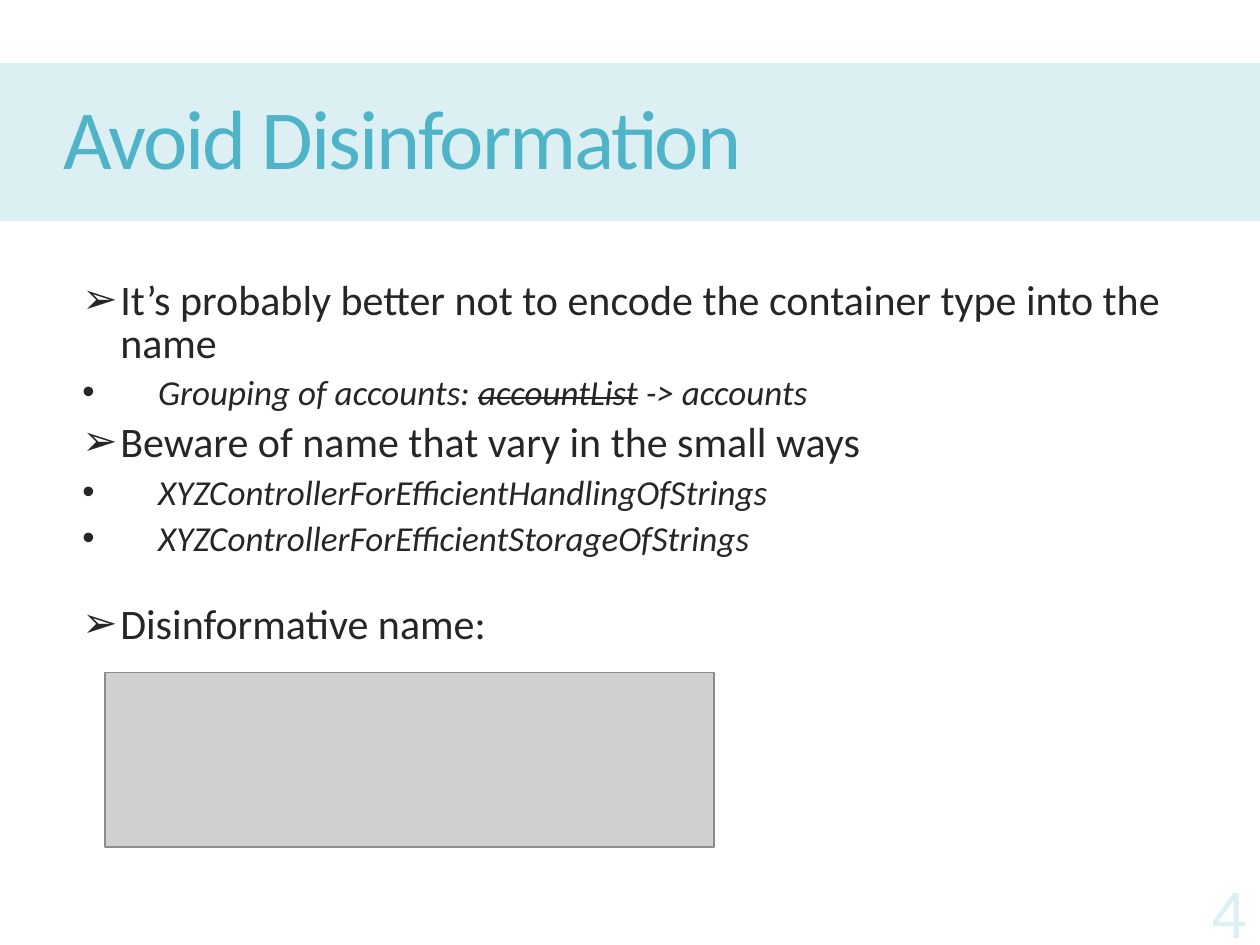
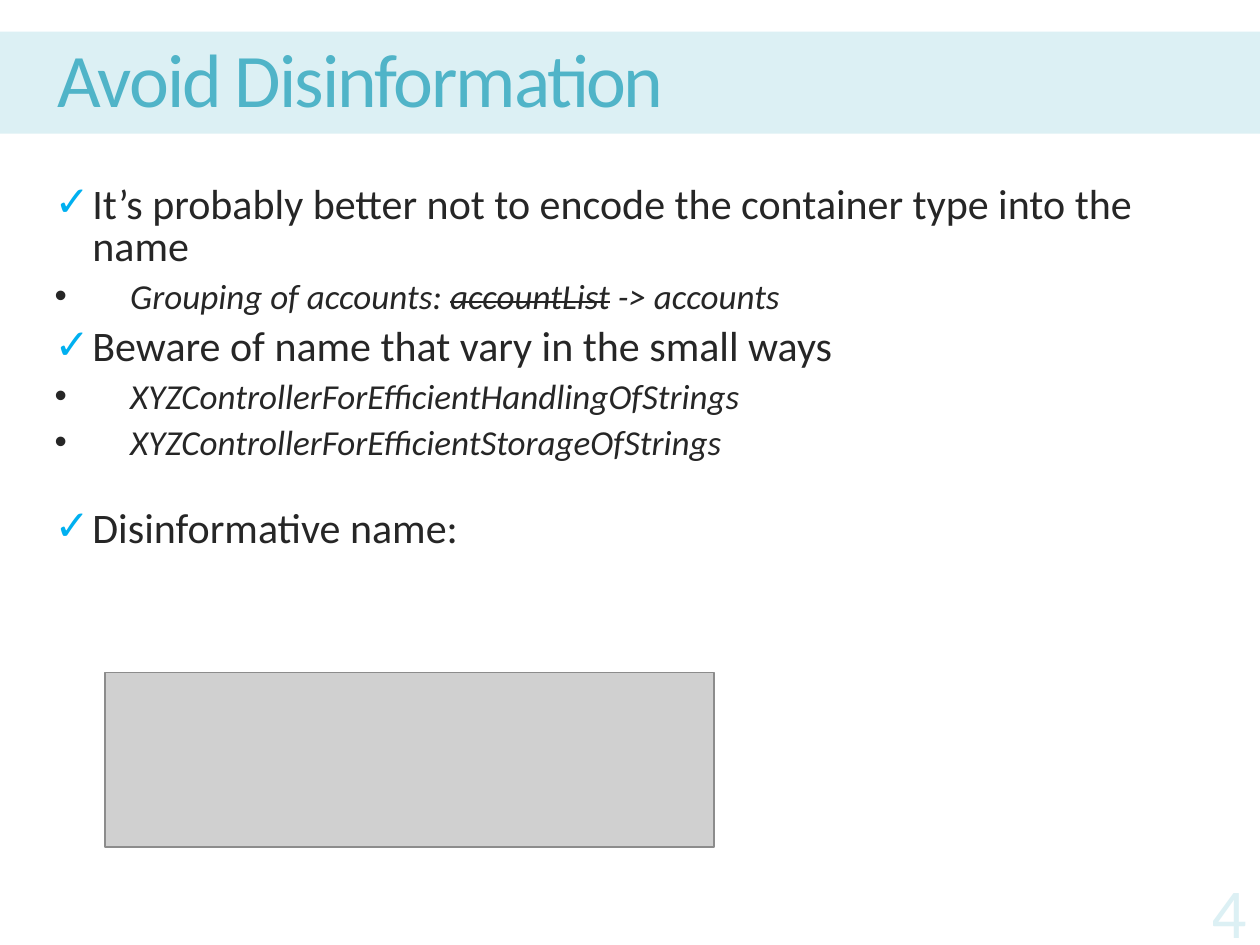
Before and after one commit to Monkey-D-Kid/CleanCode, a slide deck: slide 4 of CleanCode.pptx. Drawn at 1260x945 pixels with LibreOffice and Linux fonts; fonts in the diff are those of the drawing; grey boxes stand for pictures. Boxes give left, top, right and bottom in pixels: in the first picture for what was removed or moved away, otherwise in the second. Text is boxed around its words. In the diff, an @@ line names an element or a change of style, - is before the commit and + after.

```diff
--- a/CleanCode.pptx
+++ b/CleanCode.pptx
@@ title "Avoid Disinformation": place and size @@
-title "Avoid Disinformation" at [0, 63, 1260, 222]
+title "Avoid Disinformation" at [0, 32, 1260, 134]
@@ title "Avoid Disinformation" at [0, 32, 1260, 134]: size 48 to 43.2 pt @@
@@ text "It’s probably better not to ...": place and size @@
-text "It’s probably better not to ..." at [120, 285, 1160, 640]
+text "It’s probably better not to ..." at [92, 189, 1132, 544]
@@ text at [92, 189, 1132, 544]: bullet ➢ to ✓ @@
```
Also in this commit, not shown: 8 other slides changed, 19 slides added, 1 other file.
